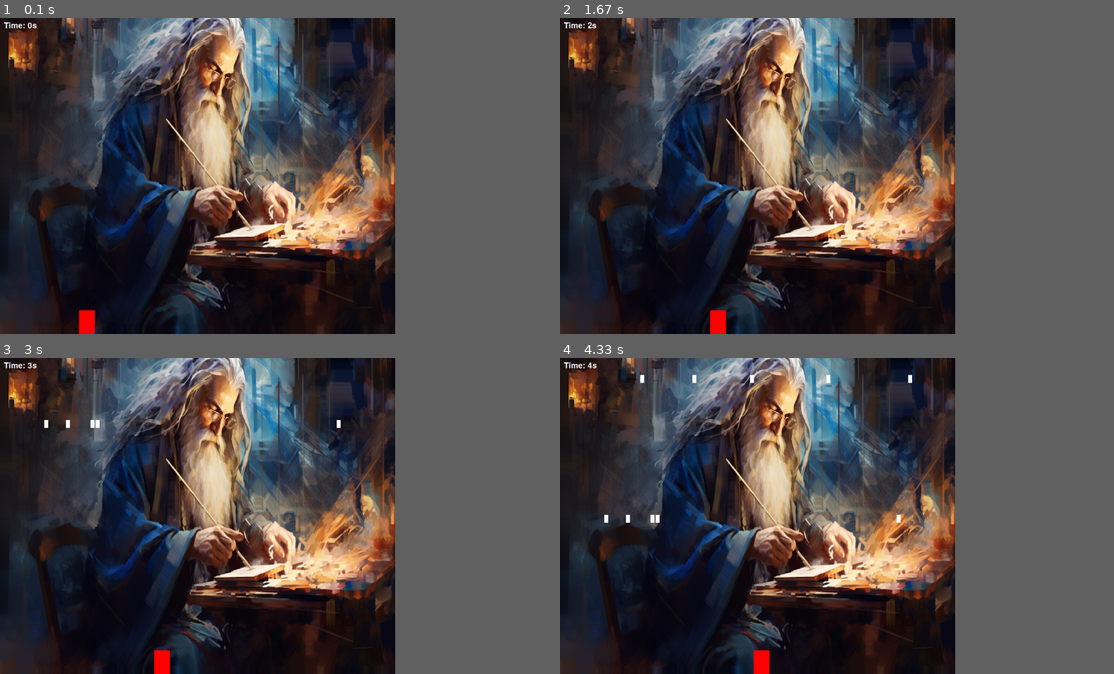
Above: before the commit, frames 1-4 (two rows, left to right).
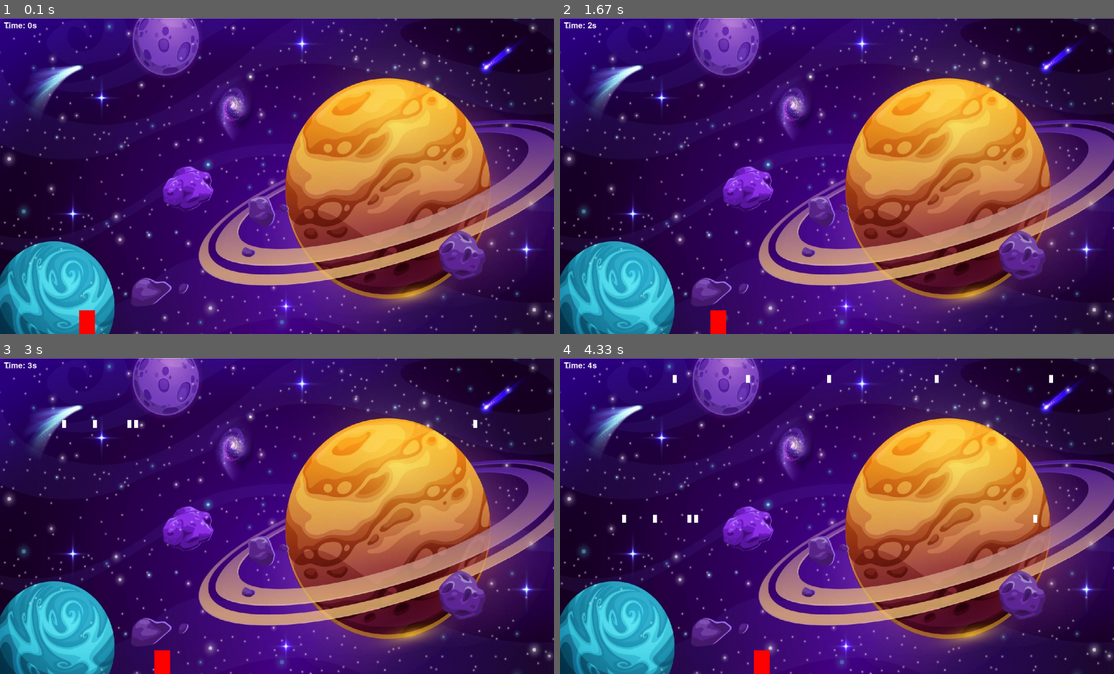
Above: after the commit, the same moments.

Repository: MaximeRDB/Pygame_Space_Invader
Game: pygame game, started from main.py
The game is run twice, just before and just after one commit, with the same random seed, the same clock (stepped at 60 frames per second) and the same inputs.
Inputs:
- Up to frame 1 (0.1 s): no input
- Up to frame 2 (1.67 s): hold Right 0.33-0.8 s; hold Right 0.83-1.3 s; hold Left from 1.33 s (still down)
- Up to frame 3 (3 s): release Left at 1.87 s; hold Left 1.9-2.3 s; hold Right 2.33-2.97 s
- Up to frame 4 (4.33 s): hold Left 3-3.47 s; hold Right 3.5-3.97 s; hold Right from 4 s (still down)
The window is 642x514 before the commit and 900x514 after it. Grey fills any space a smaller window leaves; there, only what the larger window draws over its background counts as a difference.

The runs differ from the first frame. In frame 1, 92% of the frame differs, in the area x 0-100%, y 0-100%; in frame 2, 92%; in frame 3, 92%; in frame 4, 92%.

Commit message:
Back ground
Signed-off-by: Maxime Rollinde de Beaumont <maximerdb@hotmail.fr>

Diff:
--- a/main.py
+++ b/main.py
@@ -3,11 +3,11 @@
 import random
 pygame.font.init()
 
-WIDTH, HEIGHT = 1000, 800
+WIDTH, HEIGHT = 1400, 800
 WIN = pygame.display.set_mode((WIDTH, HEIGHT))
 pygame.display.set_caption("Space War")
 
-BG = pygame.transform.scale(pygame.image.load("mage-space_0.jpg"), (WIDTH, HEIGHT))
+BG = pygame.transform.scale(pygame.image.load("15600108-paysage-spatial-de-galaxie-de-dessin-anime-fond-de-vecteur-vectoriel.jpg"), (WIDTH, HEIGHT))
 
 PLAYER_WIDTH = 40
 PLAYER_HEIGHT = 60
Binary file added: 15600108-paysage-spatial-de-galaxie-de-dessin-anime-fond-de-vecteur-vectoriel.jpg
Binary file added: Planet-debris-asteroids-blue-space_m.jpg
Not shown, added: .DS_Store
